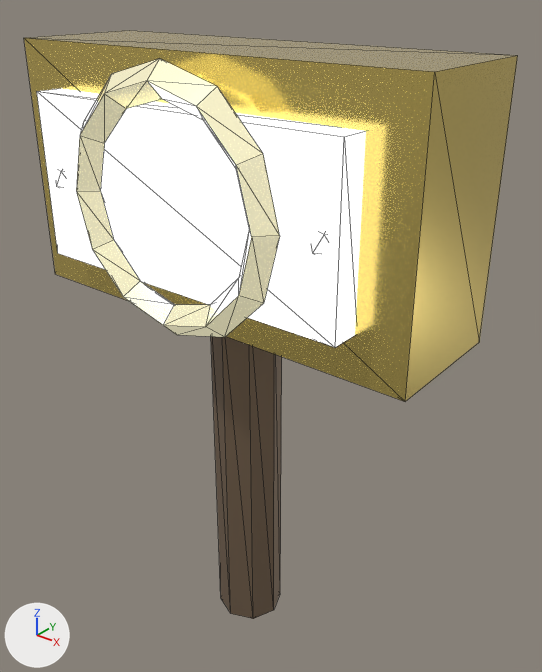
Before and after pictures for a commit that changed the glTF model public/assets/harthmere/glb/projectiles/judgment.glb.
Both versions are drawn from a 50 mm camera at (0.744, -0.864, 0.514) aimed at (0.012, 0.051, -0.053). The lights are fixed; the arrows at lower left show +X, +Y and +Z. The first picture is the older version. Mesh edges are drawn as thin lines. Where no turn or scale is listed for an object, it has been applied to the vertices.

Names of what the first picture shows: 'JudgmentHaft', 'JudgmentHead', 'JudgmentSeal', 'RadiantFace' and 1 more.
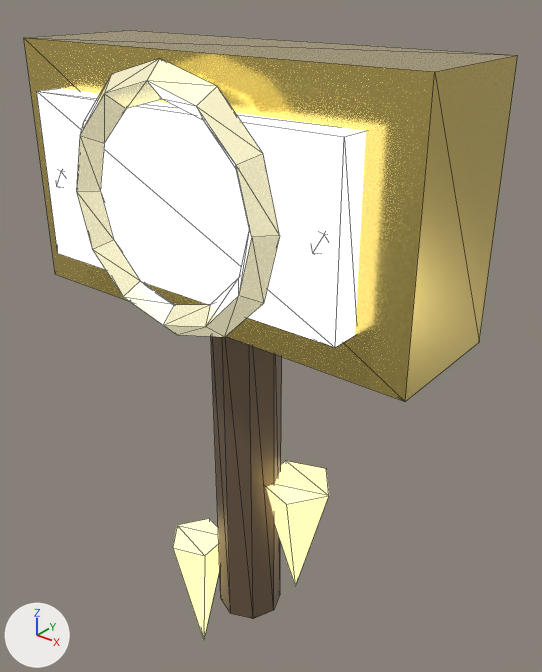
What differs and where, as boxes (x1, y1, x2, y2) in the pictures (542 x 672 px):
'JudgmentWake_0', added (beige): after (266, 461, 329, 586)
'JudgmentWake_1', added: after (173, 519, 220, 639)

What changed in the scene script:
```text
Add mat_premium_projectile_holy:
    mat_premium_projectile_holy = principled_material('premium-projectile-holy')
    mat_premium_projectile_holy.base_color = (1.0, 0.89, 0.427)  # beige #fff2af
    mat_premium_projectile_holy.metallic = 0.42
    mat_premium_projectile_holy.roughness = 0.18
    mat_premium_projectile_holy.emission_color = (0.95, 0.846, 0.406)  # beige #f9edab
    mat_premium_projectile_holy.emission_strength = 1.0
Add me_cone_025:
    me_cone_025.from_pydata(...)  # a 5-sided cone pointing to -z spanning x -0.057..0.047, y -0.055..0.054, z -0.143..0.143
    me_cone_025.materials.append(mat_premium_projectile_holy)  # beige #fff2af, glowing beige #f9edab
Add me_cone_024:
    me_cone_024.from_pydata(...)  # a 5-sided cone pointing to -z spanning x -0.056..0.068, y -0.064..0.065, z -0.125..0.125
    me_cone_024.materials.append(mat_premium_projectile_holy)  # beige #fff2af, glowing beige #f9edab
Add ob_judgmentwake_1:
    ob_judgmentwake_1 = bpy.data.objects.new('JudgmentWake_1', me_cone_025)
    ob_judgmentwake_1.location = (-0.103, -0.037, -0.64)
Add ob_judgmentwake_0:
    ob_judgmentwake_0 = bpy.data.objects.new('JudgmentWake_0', me_cone_024)
    ob_judgmentwake_0.location = (0.088, 0.032, -0.44)
```
